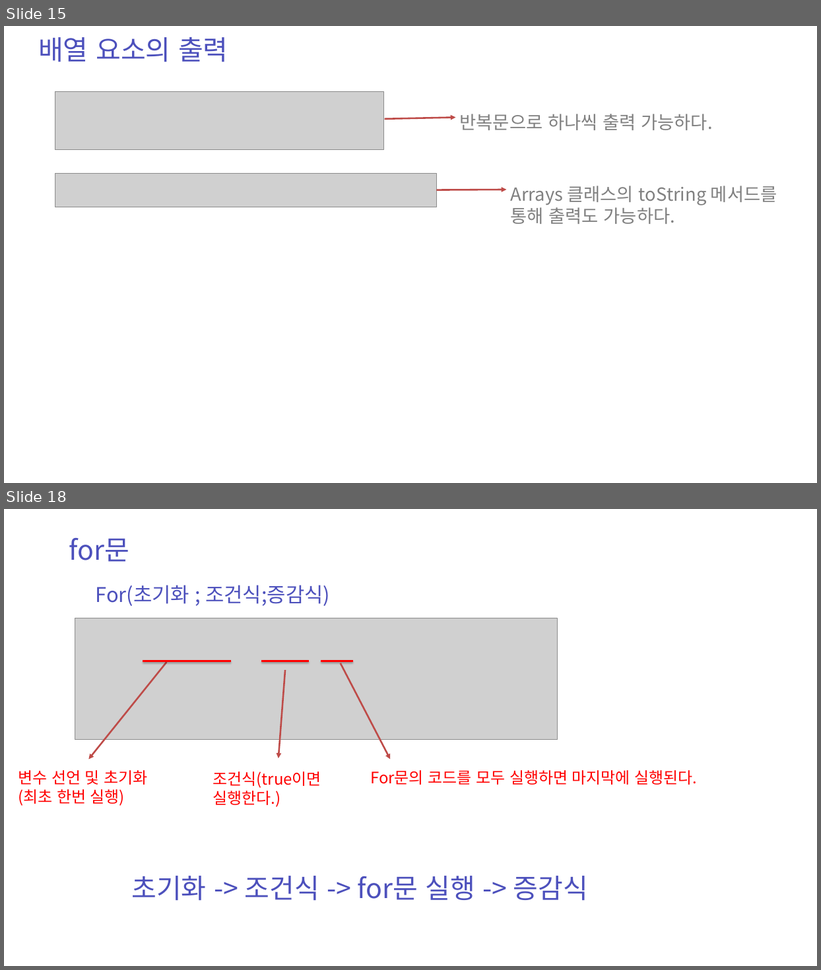
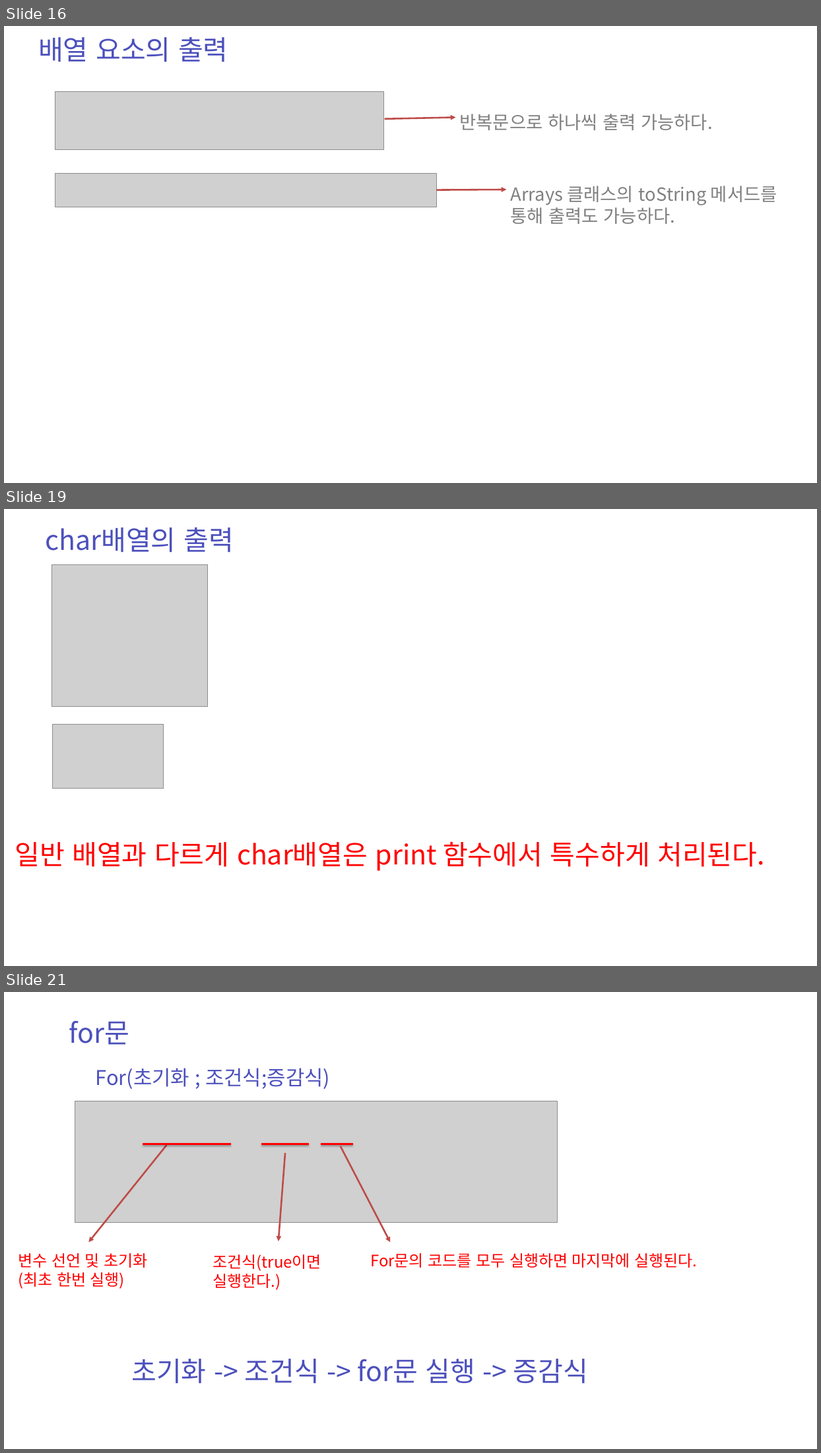
Before and after one commit to zest132/JavaLecture, a slide deck: JavaLecture/LectureFile/java 5강.pptx. Shown one above the other, each under a label of ours: slides 15 and 18 before the commit, slides 16, 19 and 21 after it; the slides between them are not shown. The pictures are 821x970 and 821x1453 pixels, drawn with LibreOffice and Linux fonts; fonts in the diff are those of the drawing; grey boxes stand for pictures. Boxes give left, top, right and bottom in pixels: in the first picture for what was removed or moved away, otherwise in the second. Text is boxed around its words. In the diff, an @@ line names an element or a change of style, - is before the commit and + after.

```diff
--- a/JavaLecture/LectureFile/java 5강.pptx
+++ b/JavaLecture/LectureFile/java 5강.pptx
@@ slide 19 added at [4, 509, 817, 966], background #FFFFFF @@
@@ text added at [46, 527, 234, 553], 48 pt, text #4C50BC @@
+char배열의 출력
@@ picture added at [52, 565, 207, 706] @@
@@ picture added at [52, 724, 163, 788] @@
@@ text added at [15, 842, 765, 871], 48 pt, text #FF0000 @@
+일반 배열과 다르게 char배열은 print 함수에서 특수하게 처리된다.
@@ what was slide 15 is now slide 16 @@
@@ what was slide 18 is now slide 21 @@
```
Also in this commit, not shown: 3 slides changed, 2 other slides added, 1 slide removed, 1 other file.
